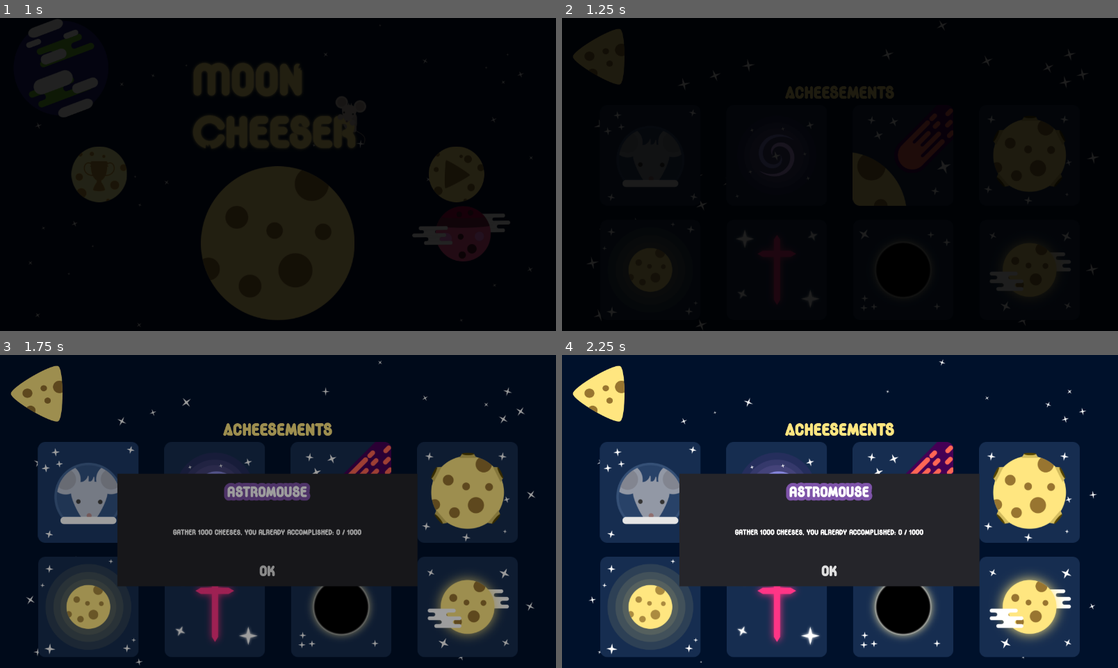
Above: before the commit, frames 1-4 (two rows, left to right).
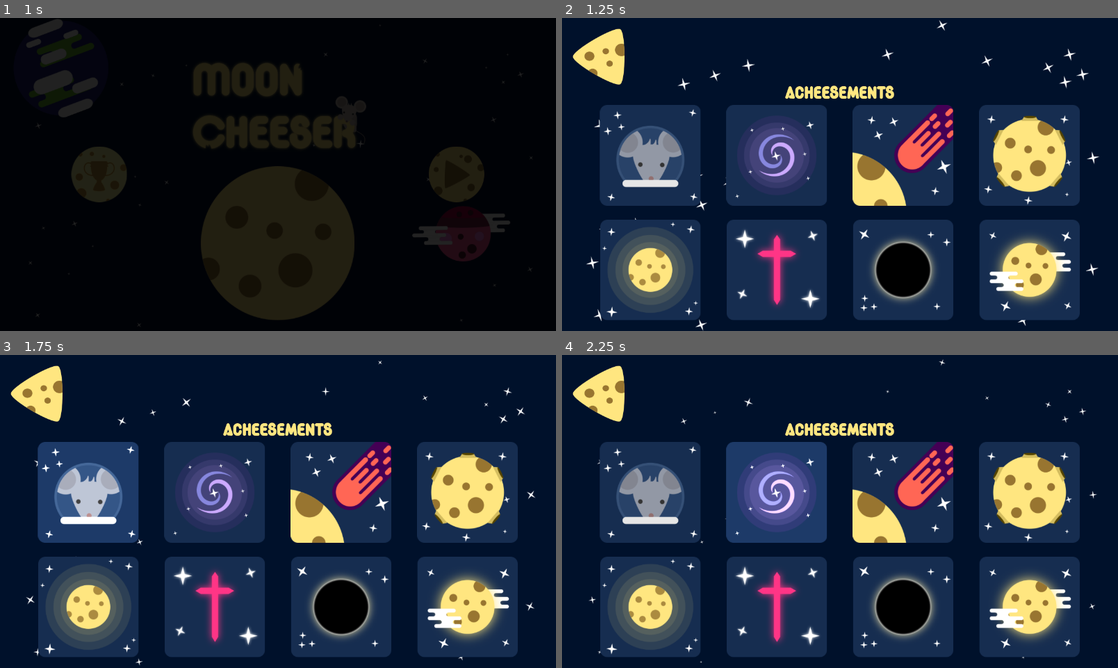
Above: after the commit, the same moments.

Repository: pigdevstudio/moon-cheeser
Game: Godot game, scene res://MoonCheeser.tscn
The game is run twice, just before and just after one commit, with the same random seed, the same clock (stepped at 60 frames per second) and the same inputs. Sound files missing from this copy of the repository are replaced by a short silence.
Inputs (mouse positions are in pixels of both pictures, inside the frame that each line leads up to):
- Up to frame 1 (1 s): click (100, 174) at 0.5 s
- Up to frame 2 (1.25 s): no input
- Up to frame 3 (1.75 s): click (88, 492) at 1.25 s
- Up to frame 4 (2.25 s): click (778, 492) at 2 s

Frame 1 is identical in both runs. In frame 2, 99% of the frame differs, in the area x 0-100%, y 0-100%; in frame 3, 47%; in frame 4, 20%.
Error after the commit: Invalid get index 'mooncheeser' (on base: 'Nil'). (res://meta/achievements/AchievementsDict.gd:46)

Commit message:
Close #32

Diff:
--- a/source/Acheesements.tscn
+++ /dev/null
@@ -1,61 +0,0 @@
-[gd_scene load_steps=5 format=2]
-
-[ext_resource path="res://acheesements.gd" type="Script" id=1]
-[ext_resource path="res://interface/themes/popuptheme.tres" type="Theme" id=2]
-[ext_resource path="res://interface/fonts/GaroaHackerClubeBold.otf" type="DynamicFontData" id=3]
-
-[sub_resource type="DynamicFont" id=1]
-use_mipmaps = true
-use_filter = true
-font_data = ExtResource( 3 )
-
-[node name="Acheesements" type="CanvasLayer"]
-layer = 10
-script = ExtResource( 1 )
-file_path = "res://screens/achievements_screen/achievements.json"
-
-[node name="Timer" type="Timer" parent="."]
-wait_time = 2.0
-one_shot = true
-
-[node name="Tween" type="Tween" parent="."]
-
-[node name="Panel" type="Panel" parent="."]
-visible = false
-margin_left = 473.0
-margin_top = 25.0
-margin_right = 857.0
-margin_bottom = 147.0
-theme = ExtResource( 2 )
-
-[node name="Title" type="Label" parent="Panel"]
-margin_left = -2.0
-margin_top = 12.0
-margin_right = 385.0
-margin_bottom = 35.0
-mouse_filter = 1
-size_flags_horizontal = 3
-size_flags_vertical = 3
-custom_fonts/font = SubResource( 1 )
-custom_colors/font_color = Color( 1, 1, 1, 1 )
-text = "ACHIEVEMENT UNLOCKED"
-align = 1
-valign = 1
-clip_text = true
-
-[node name="Label" type="Label" parent="Panel"]
-margin_left = -2.0
-margin_top = 21.0
-margin_right = 385.0
-margin_bottom = 123.0
-mouse_filter = 1
-size_flags_horizontal = 3
-size_flags_vertical = 3
-custom_colors/font_color = Color( 1, 0.901961, 0.501961, 1 )
-text = "ACHIEVEMENT UNLOCKED"
-align = 1
-valign = 1
-autowrap = true
-clip_text = true
-
-[connection signal="timeout" from="Timer" to="." method="_on_Timer_timeout"]
--- a/source/BackgroundMusic.tscn
+++ b/source/BackgroundMusic.tscn
@@ -4,3 +4,4 @@
 
 [node name="BackgroundMusic" type="AudioStreamPlayer"]
 stream = ExtResource( 1 )
+autoplay = true
--- a/source/Game.gd
+++ b/source/Game.gd
@@ -6,11 +6,13 @@
 
 onready var _interface = $Interface
 
+func _ready():
+	Achievements.connect("achievement_completed", self, "_on_Achievements_achievement_completed")
+
 func _on_Level_game_over(level):
 	var score_screen = load("res://screens/score_screen/ScoreScreen.tscn")
 	_interface.change_screen(score_screen)
 	level.queue_free()
-
 
 func _on_Interface_screen_changed(new_screen):
 	match new_screen.name:
@@ -24,3 +26,10 @@
 
 			new_screen.set_score(score)
 			new_screen.set_highscore(highscore)
+
+func _on_Achievements_achievement_completed(achievement_name):
+	var panel = $Achievements/SlidingPanel
+
+	panel.description = Achievements.get_description(achievement_name)
+	panel.title = Achievements.get_title(achievement_name)
+	panel.show()
--- a/source/MoonCheeser.tscn
+++ b/source/MoonCheeser.tscn
@@ -1,8 +1,9 @@
-[gd_scene load_steps=4 format=2]
+[gd_scene load_steps=5 format=2]
 
 [ext_resource path="res://Game.gd" type="Script" id=1]
 [ext_resource path="res://interface/Interface.gd" type="Script" id=2]
 [ext_resource path="res://screens/title_screen/TitleScreen.tscn" type="PackedScene" id=3]
+[ext_resource path="res://interface/SlidingPanel.tscn" type="PackedScene" id=4]
 
 [node name="MoonCheeser" type="Node"]
 script = ExtResource( 1 )
@@ -12,5 +13,10 @@
 
 [node name="TitleScreen" parent="Interface" instance=ExtResource( 3 )]
 
+[node name="Achievements" type="CanvasLayer" parent="."]
+layer = 2
+
+[node name="SlidingPanel" parent="Achievements" instance=ExtResource( 4 )]
+
 [connection signal="screen_changed" from="Interface" to="." method="_on_Interface_screen_changed"]
 [connection signal="button_up" from="Interface/TitleScreen" to="Interface" method="_on_Screen_button_up"]
--- a/source/Score.tscn
+++ b/source/Score.tscn
@@ -2,5 +2,5 @@
 
 [ext_resource path="res://Score.gd" type="Script" id=1]
 
-[node name="ScoreHandler" type="Node"]
+[node name="Score" type="Node"]
 script = ExtResource( 1 )
--- a/source/acheesements.gd
+++ /dev/null
@@ -1,91 +0,0 @@
-#MIT License
-#
-#Copyright (c) 2017 Pigdev Studio
-#
-#Permission is hereby granted, free of charge, to any person obtaining a copy
-#of this software and associated documentation files (the "Software"), to deal
-#in the Software without restriction, including without limitation the rights
-#to use, copy, modify, merge, publish, distribute, sublicense, and/or sell
-#copies of the Software, and to permit persons to whom the Software is
-#furnished to do so, subject to the following conditions:
-#
-#The above copyright notice and this permission notice shall be included in all
-#copies or substantial portions of the Software.
-#
-#THE SOFTWARE IS PROVIDED "AS IS", WITHOUT WARRANTY OF ANY KIND, EXPRESS OR
-#IMPLIED, INCLUDING BUT NOT LIMITED TO THE WARRANTIES OF MERCHANTABILITY,
-#FITNESS FOR A PARTICULAR PURPOSE AND NONINFRINGEMENT. IN NO EVENT SHALL THE
-#AUTHORS OR COPYRIGHT HOLDERS BE LIABLE FOR ANY CLAIM, DAMAGES OR OTHER
-#LIABILITY, WHETHER IN AN ACTION OF CONTRACT, TORT OR OTHERWISE, ARISING FROM,
-#OUT OF OR IN CONNECTION WITH THE SOFTWARE OR THE USE OR OTHER DEALINGS IN THE
-#SOFTWARE.
-extends Node
-
-var dict = {}
-export (String, FILE) var file_path
-var text
-var already_played = false
-onready var popup = get_node("Panel")
-onready var timer = get_node("Timer")
-onready var tween = get_node("Tween")
-
-func _ready():
-	var t = Translation.new()
-	read_achievements()
-
-func read_achievements():
-	var file = File.new()
-	if file.file_exists("user://achievements.json"):
-		file.open("user://achievements.json", file.READ)
-		text = file.get_as_text()
-		dict = parse_json(text)
-		file.close()
-	else:
-		file.open(file_path, file.READ)
-		text = file.get_as_text()
-		dict = parse_json(text)
-		file.close()
-		file.open("user://achievements.json", file.WRITE)
-		write_achievements()
-		file.close()
-
-func write_achievements():
-	var file = File.new()
-	if file.file_exists("user://achievements.json"):
-		file.open("user://achievements.json", file.WRITE)
-		file.store_string(to_json(dict))
-		file.close()
-
-func modify_achievement(achievement, value):
-	if value == 0:
-		dict[achievement].accomplished = 0
-	if dict[achievement].accomplished < dict[achievement].total:
-		dict[achievement].accomplished += value
-		if dict[achievement].accomplished >= dict[achievement].total:
-			popup.get_node("Title").set_text("ACHEESEMENT UNLOCKED")
-			popup.get_node("Label").set_text(dict[achievement].name)
-			_show_popup()
-
-func _show_popup():
-	popup.show()
-	tween.interpolate_property(popup, "rect_position", popup.get_position(), popup.get_position() + Vector2(0, 100),
-	0.5, tween.TRANS_BACK, tween.EASE_OUT)
-	tween.start()
-	timer.start()
-
-func _hide_popup():
-	tween.interpolate_property(popup, "rect_position", popup.get_position(), popup.get_position() - Vector2(0, 100),
-	0.5, tween.TRANS_BACK, tween.EASE_IN)
-	tween.start()
-	yield(tween, "tween_completed")
-	popup.hide()
-
-func _on_Timer_timeout():
-	_hide_popup()
-
-func _on_hide():
-	tween.interpolate_property(popup, "rect_position", popup.get_position(), popup.get_position() - Vector2(0, 100),
-	0.5, tween.TRANS_BACK, tween.EASE_IN)
-	tween.start()
-	yield(tween, "tween_completed")
-	popup.hide()
--- /dev/null
+++ b/source/interface/SlidingPanel.tscn
@@ -0,0 +1,63 @@
+[gd_scene load_steps=4 format=2]
+
+[ext_resource path="res://meta/achievements/Panel.gd" type="Script" id=1]
+[ext_resource path="res://interface/fonts/garoa_hacker_16.tres" type="DynamicFont" id=2]
+[ext_resource path="res://interface/fonts/garoa_hacker_24_purple_outline.tres" type="DynamicFont" id=3]
+
+[node name="SlidingPanel" type="Panel"]
+anchor_left = 0.5
+anchor_right = 0.5
+margin_left = -192.0
+margin_top = -123.0
+margin_right = 192.0
+margin_bottom = -1.0
+script = ExtResource( 1 )
+slide_distance = 50.0
+
+[node name="Tween" type="Tween" parent="."]
+
+[node name="IdleTime" type="Timer" parent="."]
+wait_time = 2.0
+one_shot = true
+
+[node name="MarginContainer" type="MarginContainer" parent="."]
+anchor_right = 1.0
+anchor_bottom = 1.0
+custom_constants/margin_right = 15
+custom_constants/margin_top = 10
+custom_constants/margin_left = 15
+custom_constants/margin_bottom = 15
+
+[node name="VBoxContainer" type="VBoxContainer" parent="MarginContainer"]
+margin_left = 15.0
+margin_top = 10.0
+margin_right = 369.0
+margin_bottom = 107.0
+
+[node name="Title" type="Label" parent="MarginContainer/VBoxContainer"]
+margin_right = 354.0
+margin_bottom = 16.0
+mouse_filter = 1
+size_flags_horizontal = 3
+size_flags_vertical = 1
+custom_fonts/font = ExtResource( 2 )
+custom_colors/font_color = Color( 1, 0.901961, 0.501961, 1 )
+text = "achievement unlocked"
+align = 1
+valign = 1
+
+[node name="Description" type="Label" parent="MarginContainer/VBoxContainer"]
+margin_top = 20.0
+margin_right = 354.0
+margin_bottom = 97.0
+mouse_filter = 1
+size_flags_horizontal = 3
+size_flags_vertical = 3
+custom_fonts/font = ExtResource( 3 )
+text = "achievement unlocked"
+align = 1
+valign = 1
+autowrap = true
+clip_text = true
+
+[connection signal="timeout" from="IdleTime" to="." method="hide"]
--- /dev/null
+++ b/source/interface/fonts/garoa_hacker_24_purple_outline.tres
@@ -0,0 +1,11 @@
+[gd_resource type="DynamicFont" load_steps=2 format=2]
+
+[ext_resource path="res://interface/fonts/GaroaHackerClubeBold.otf" type="DynamicFontData" id=1]
+
+[resource]
+size = 20
+outline_size = 4
+outline_color = Color( 0.495453, 0.326843, 0.664062, 1 )
+use_mipmaps = true
+use_filter = true
+font_data = ExtResource( 1 )
--- /dev/null
+++ b/source/meta/achievements/AchievementsDict.gd
@@ -0,0 +1,77 @@
+extends Node
+
+signal achievement_completed(achievement_name)
+
+export(String, FILE) var FILE_PATH = ""
+
+const USER_PATH = "user://achievements.json"
+var _dict = {}
+
+func _ready():
+	read_achievements()
+
+func read_achievements():
+	var file = File.new()
+	if file.file_exists(FILE_PATH):
+		file.open(USER_PATH, file.READ)
+		var text = file.get_as_text()
+		_dict = parse_json(text)
+		file.close()
+	else:
+		file.open(FILE_PATH, file.READ)
+		var text = file.get_as_text()
+		_dict = parse_json(text)
+		file.close()
+		file.open(USER_PATH, file.WRITE)
+		write_achievements()
+		file.close()
+
+func write_achievements():
+	var file = File.new()
+	if file.file_exists("user://achievements.json"):
+		file.open("user://achievements.json", file.WRITE)
+		file.store_string(to_json(_dict))
+		file.close()
+
+func set_achievement_progress(achievement_name, new_value):
+	var achievement = get_achievement(achievement_name)
+	var is_complete = is_achievement_complete(achievement_name)
+
+	if not is_complete:
+		achievement["accomplished"] = new_value
+		_dict[achievement_name] = achievement
+		is_achievement_complete(achievement_name)
+
+func get_achievement(achievement_name):
+	return _dict[achievement_name]
+
+func get_goal(achievement_name):
+	var achievement = get_achievement(achievement_name)
+	var goal = achievement["total"]
+	return goal
+
+func get_progress(achievement_name):
+	var achievement = get_achievement(achievement_name)
+	var progress = achievement["accomplished"]
+	return progress
+
+func get_description(achievement_name):
+	var achievement = get_achievement(achievement_name)
+	var description = achievement["description"]
+	return description
+
+func get_title(achievement_name):
+	var achievement = get_achievement(achievement_name)
+	var title = achievement["name"]
+	return title
+
+func is_achievement_complete(achievement_name):
+	var achievement = get_achievement(achievement_name)
+	var progress = get_progress(achievement_name)
+	var goal = get_goal(achievement_name)
+
+	var is_complete = progress >= goal
+	if is_complete:
+		emit_signal("achievement_completed", achievement_name)
+
+	return is_complete
--- /dev/null
+++ b/source/meta/achievements/AchievementsDict.tscn
@@ -0,0 +1,7 @@
+[gd_scene load_steps=2 format=2]
+
+[ext_resource path="res://meta/achievements/AchievementsDict.gd" type="Script" id=1]
+
+[node name="AchievementsDict" type="Node"]
+script = ExtResource( 1 )
+FILE_PATH = "res://meta/achievements/achievements.json"
--- /dev/null
+++ b/source/meta/achievements/Panel.gd
@@ -0,0 +1,44 @@
+extends Panel
+
+export (float) var slide_distance = 200.0
+onready var tween = $Tween
+onready var timer = $IdleTime
+
+onready var title = $MarginContainer/VBoxContainer/Title setget set_title, get_title
+onready var description = $MarginContainer/VBoxContainer/Description setget set_description, get_description
+
+func _ready():
+	slide_distance += rect_size.y
+
+func set_title(new_title):
+	title.text = new_title.to_lower()
+
+func get_title():
+	return title.text
+
+func set_description(new_description):
+	description.text = new_description.to_lower()
+
+func get_description():
+	return description.text
+
+func show():
+	.show()
+	var initial_position = rect_position
+	var final_position = rect_position + Vector2(0, slide_distance)
+	var tween_duration = 0.5
+	tween.interpolate_property(self, "rect_position", initial_position, final_position,
+			tween_duration, tween.TRANS_BACK, tween.EASE_OUT)
+	tween.start()
+	yield(tween, "tween_completed")
+	timer.start()
+
+func hide():
+	var initial_position = rect_position
+	var final_position = rect_position - Vector2(0, slide_distance)
+	var tween_duration = 0.5
+	tween.interpolate_property(self, "rect_position", initial_position, final_position,
+			tween_duration, tween.TRANS_BACK, tween.EASE_IN)
+	tween.start()
+	yield(tween, "tween_completed")
+	.hide()
--- a/source/project.godot
+++ b/source/project.godot
@@ -26,9 +26,9 @@
 
 [autoload]
 
-acheesements="*res://Acheesements.tscn"
-bgm="*res://BackgroundMusic.tscn"
+BGM="*res://BackgroundMusic.tscn"
 Score="*res://Score.tscn"
+Achievements="*res://meta/achievements/AchievementsDict.tscn"
 
 [display]
 
--- a/source/screens/achievements_screen/AchievementPanel.gd
+++ b/source/screens/achievements_screen/AchievementPanel.gd
@@ -4,20 +4,18 @@
 onready var title_label = $MarginContainer/VBoxContainer/Title
 
 func _ready():
-	acheesements.read_achievements()
+	Achievements.read_achievements()
 
 func display(achievement):
-	var title = acheesements.dict[achievement].name
-	var description = acheesements.dict[achievement].description
-	var accomplished = acheesements.dict[achievement].accomplished
-	var total = acheesements.dict[achievement].total
+	var title = Achievements.get_title(achievement)
+	var description = Achievements.get_description(achievement)
+	var progress = Achievements.get_progress(achievement)
+	var total = Achievements.get_goal(achievement)
 
 	title_label.text = title.to_lower()
 
 	var description_text = "%s, you already accomplished: %s / %s"
-	description_text = description_text % [description, accomplished,
-			total]
+	description_text = description_text % [description, progress, total]
 	description_text = description_text.to_lower()
 	description_label.text = description_text
-
 	show()
--- a/source/screens/achievements_screen/AchievementsScreen.tscn
+++ b/source/screens/achievements_screen/AchievementsScreen.tscn
@@ -646,6 +646,9 @@
 text = "ok"
 flat = true
 
+[node name="Fade" parent="." index="3"]
+visible = false
+
 [connection signal="button_up" from="ScreenMargin/ScreenPortions/CenterPortion/Acheesements/Astromouse" to="Panel" method="display" binds= [ "mooncheeser" ]]
 [connection signal="button_up" from="ScreenMargin/ScreenPortions/CenterPortion/Acheesements/Supernova" to="Panel" method="display" binds= [ "supernova" ]]
 [connection signal="button_up" from="ScreenMargin/ScreenPortions/CenterPortion/Acheesements/FirstStep" to="Panel" method="display" binds= [ "firststep" ]]
Renamed: source/screens/achievements_screen/achievements.json -> source/meta/achievements/achievements.json
